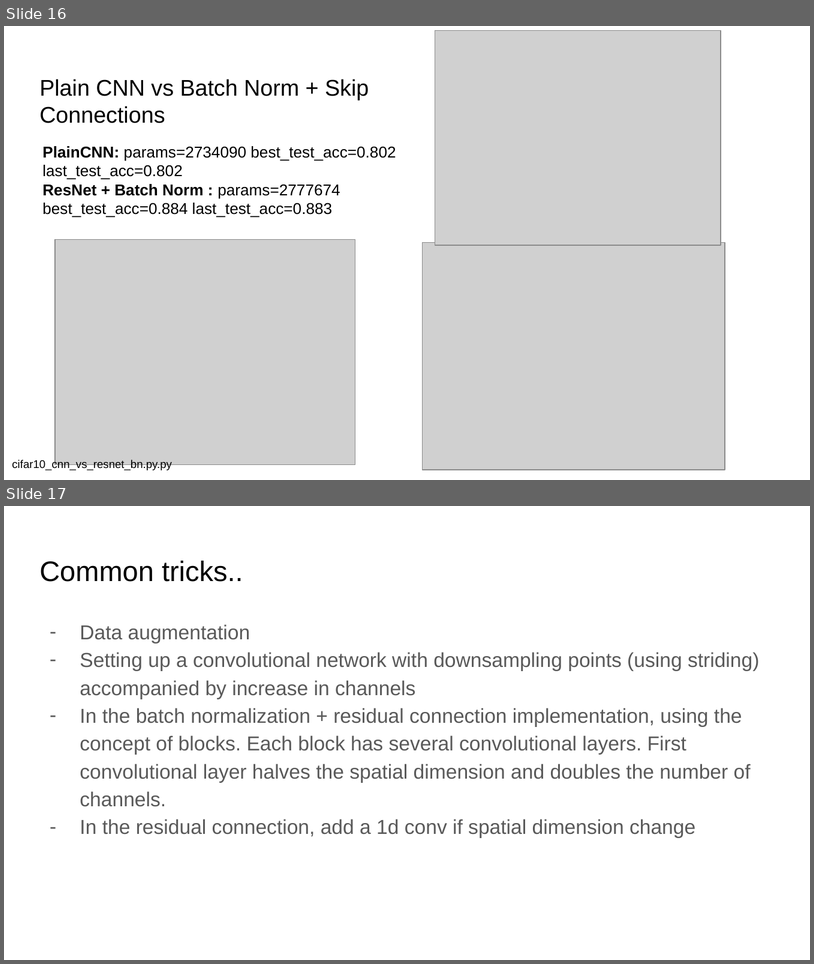
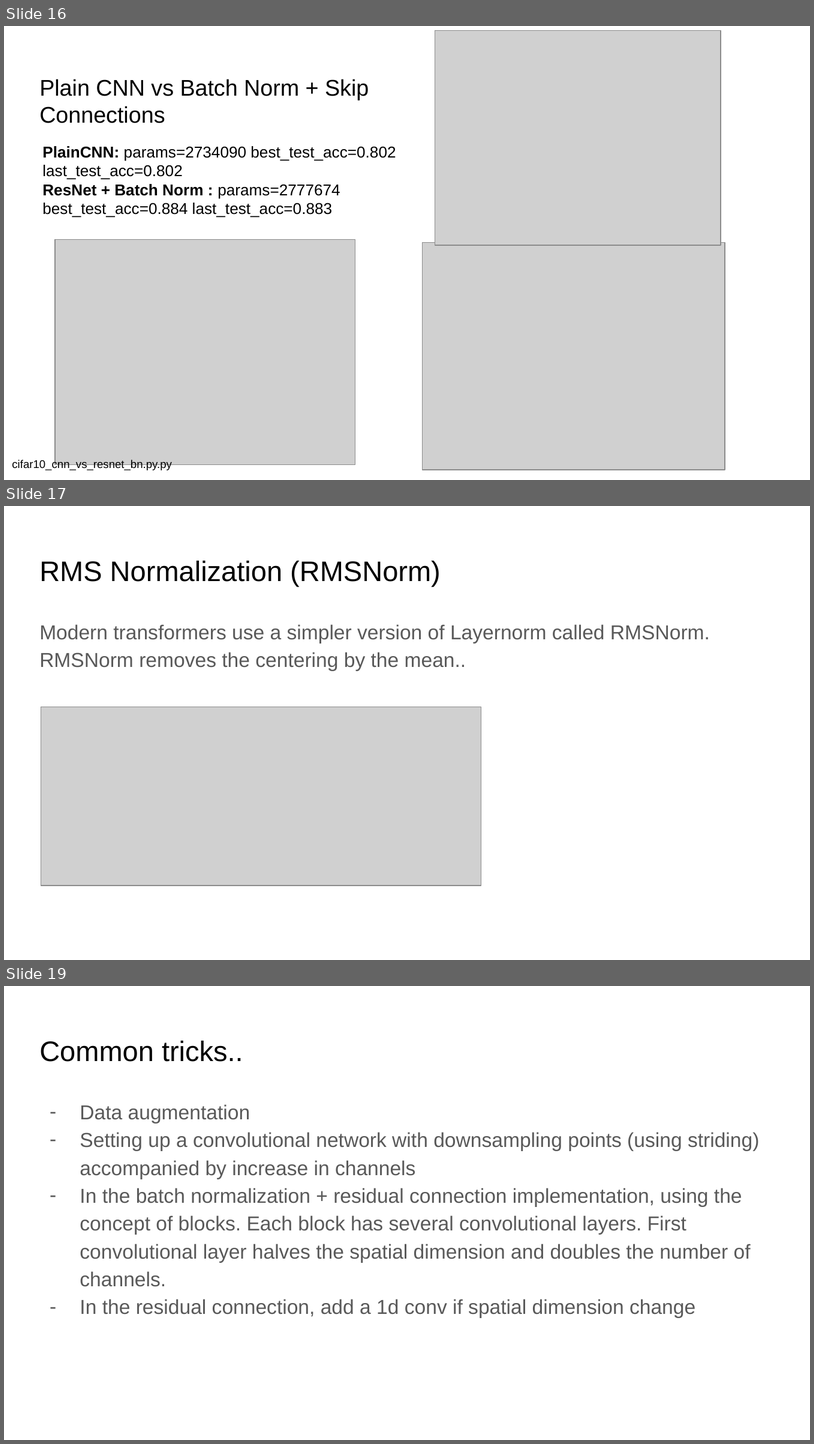
Before and after one commit to ankur6ue/deep-learning-course, a slide deck: Module 5/class_5.2/deep_learning_course_class_5.2.pptx. Shown one above the other, each under a label of ours: slides 16 and 17 before the commit, slides 16, 17 and 19 after it; the slides between them are not shown. The pictures are 814x964 and 814x1444 pixels, drawn with LibreOffice and Linux fonts; fonts in the diff are those of the drawing; grey boxes stand for pictures. Boxes give left, top, right and bottom in pixels: in the first picture for what was removed or moved away, otherwise in the second. Text is boxed around its words. In the diff, an @@ line names an element or a change of style, - is before the commit and + after.

Commit message:
Updated slides for lecture 5.2 by adding RMSNorm

```diff
--- a/Module 5/class_5.2/deep_learning_course_class_5.2.pptx
+++ b/Module 5/class_5.2/deep_learning_course_class_5.2.pptx
@@ slide 17 added at [4, 506, 810, 960], background #FFFFFF @@
@@ title added at [39, 561, 441, 586], 25.2 pt, text #000000 @@
+RMS Normalization (RMSNorm)
@@ text added at [39, 624, 710, 670], 18 pt, text #595959 @@
+Modern transformers use a simpler version of Layernorm called RMSNorm. RMSNorm removes the centering by the mean..
@@ picture added at [41, 707, 482, 885] @@
@@ what was slide 17 is now slide 19 @@
```
Also in this commit, not shown: 1 other slide added.
